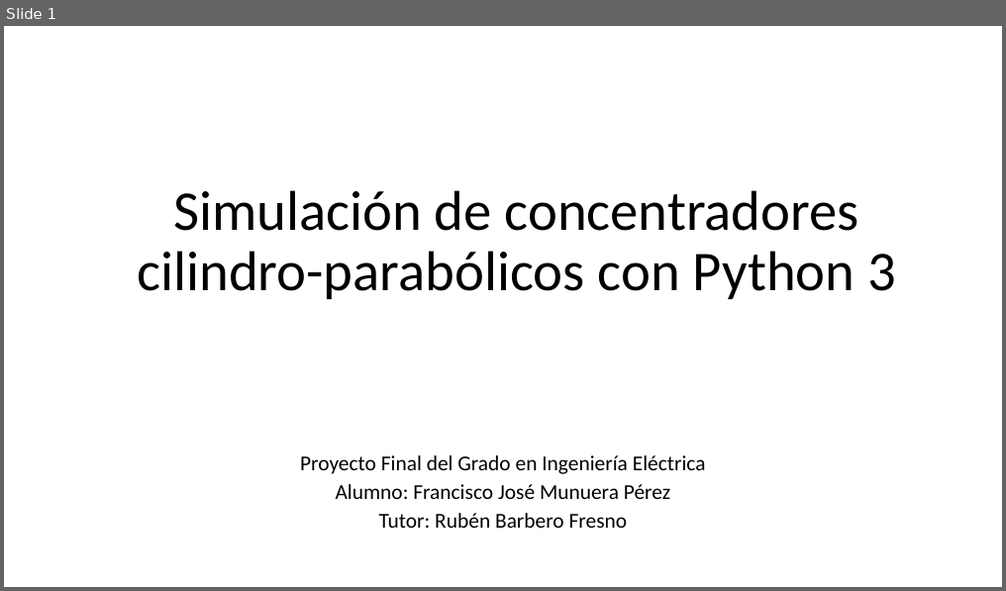
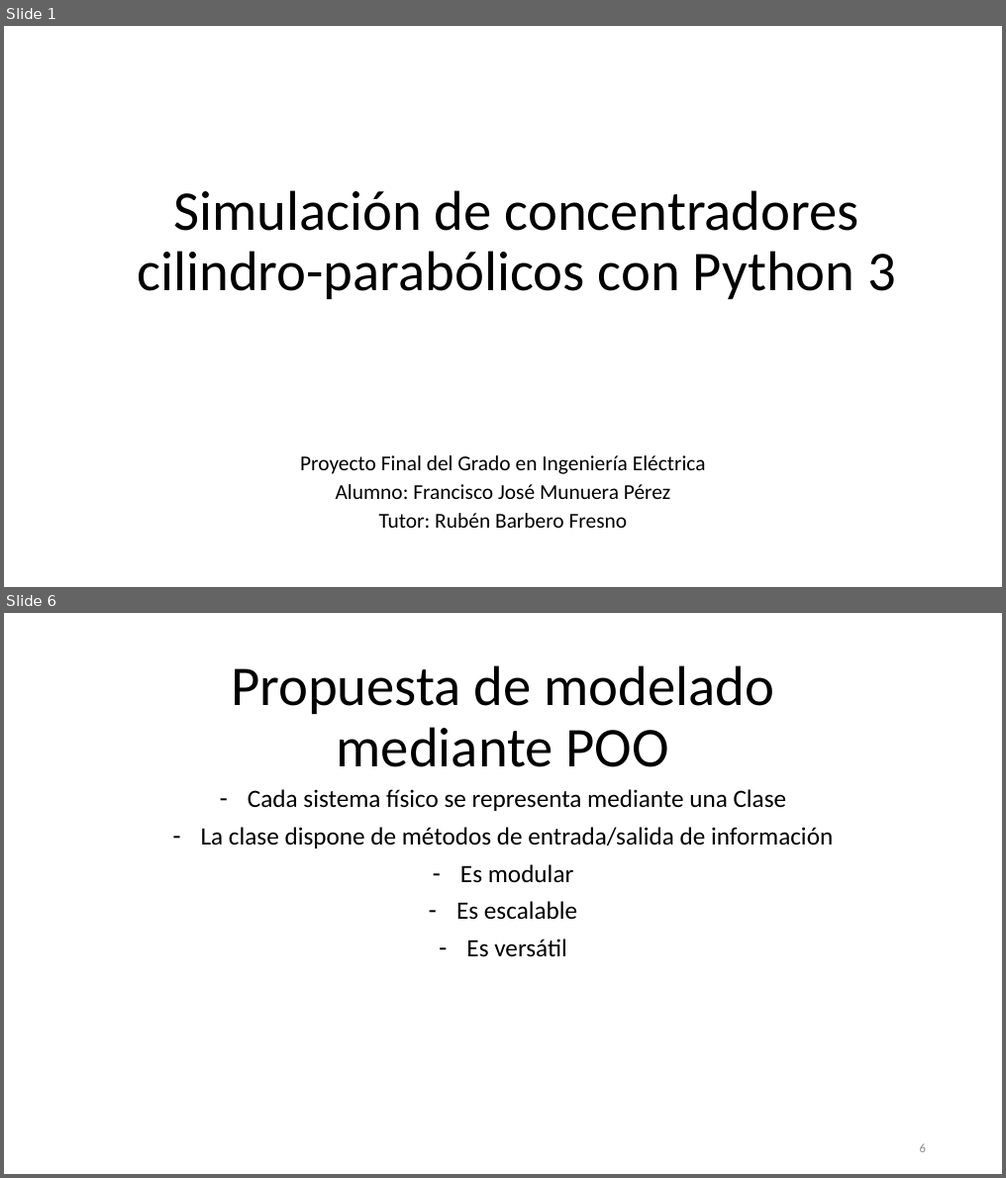
Before and after one commit to pacomunuera/csenergy-python, a slide deck: tfg/Simulación de concentradores cilindroparabólicos con Python 3.pptx. Shown one above the other, each under a label of ours: slide 1 before the commit, slides 1 and 6 after it; the slides between them are not shown. The pictures are 1006x591 and 1006x1178 pixels, drawn with LibreOffice and Linux fonts; fonts in the diff are those of the drawing. Boxes give left, top, right and bottom in pixels: in the first picture for what was removed or moved away, otherwise in the second. Text is boxed around its words. In the diff, an @@ line names an element or a change of style, - is before the commit and + after.

```diff
--- a/tfg/Simulación de concentradores cilindroparabólicos con Python 3.pptx
+++ b/tfg/Simulación de concentradores cilindroparabólicos con Python 3.pptx
@@ slide 6 added at (4, 613, 1002, 1174), background #FFFFFF @@
@@ title added at (231, 665, 774, 767), 54 pt, text #000000 @@
+Propuesta de modelado mediante POO
@@ subtitle added at (201, 789, 833, 958), 24 pt, text #000000 @@
+– Cada sistema físico se representa mediante una Clase
+– La clase dispone de métodos de entrada/salida de información
+– Es modular
+– Es escalable
+– Es versátil
@@ page number added at (920, 1144, 926, 1153), 12 pt, text #8C8C8C @@
+6
```
Also in this commit, not shown: 17 other slides added, 8 other files.
